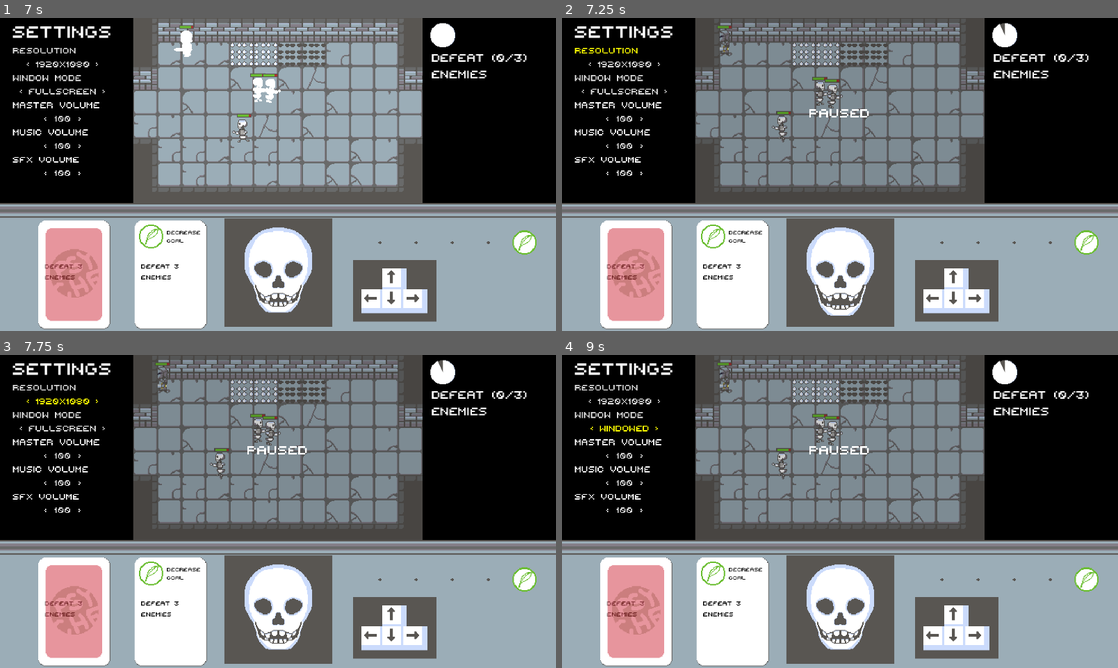
Above: before the commit, frames 1-4 (two rows, left to right).
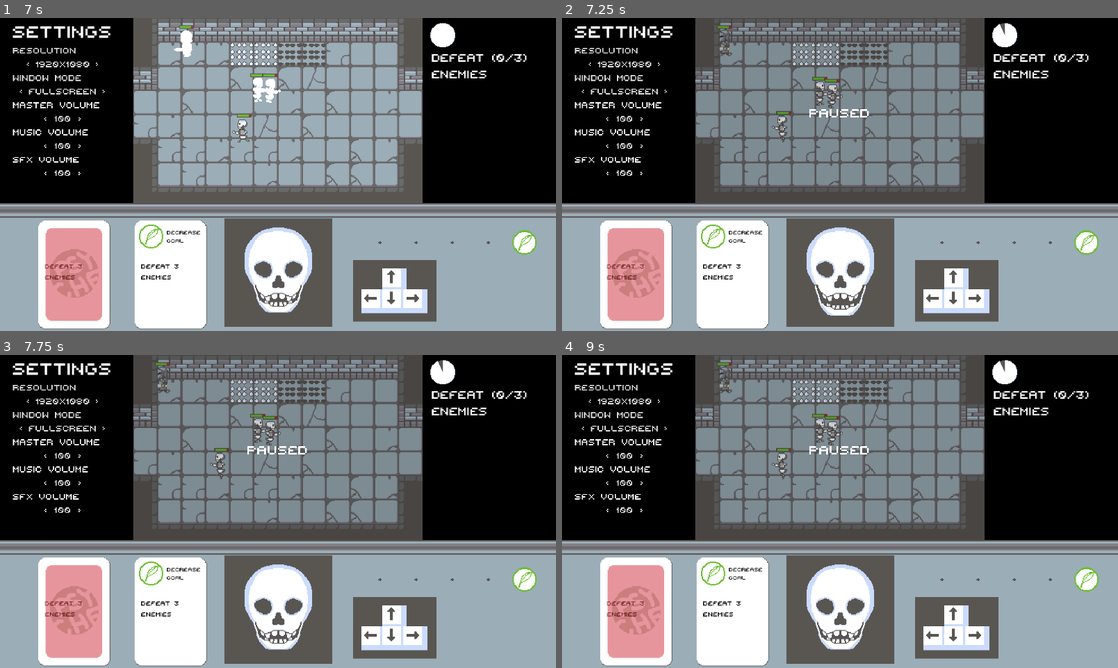
Above: after the commit, the same moments.

Repository: GoldenAppler-eng/Psyches-Dungeon
Game: Godot game, scene res://scenes/world.tscn
The game is run twice, just before and just after one commit, with the same random seed, the same clock (stepped at 60 frames per second) and the same inputs. Sound files missing from this copy of the repository are replaced by a short silence.
Inputs (mouse positions are in pixels of both pictures, inside the frame that each line leads up to):
- Up to frame 1 (7 s): click "Resolution" at 0.5 s; click "< 1920x1080 >" at 1.25 s; click "Window MODE" at 2 s; click "100" at 2.75 s; tap Enter (start) at 3.5, 5, 5.1 s; move the mouse to (400, 158) at 3.52 s; hold Right (move_right) 3.53-4.28 s; hold Space (attack) 3.53-4.28 s; click (400, 158) at 3.67 s; move the mouse to (166, 190) at 4.27 s; hold Down (move_down) 4.28-5.03 s; tap E (open_chest) at 4.35, 6.6 s; move the mouse to (333, 105) at 5.02 s; hold Right (move_right) 5.03-5.78 s; move the mouse to (250, 237) at 5.77 s; hold Up (move_up) 5.78-6.53 s; tap Space (attack) at 5.85 s; click (250, 237) at 5.92 s; move the mouse to (444, 221) at 6.52 s; hold Left (move_left) from 6.53 s (still down)
- Up to frame 2 (7.25 s): keep holding Left (move_left); tap Escape (pause) at 7.15 s
- Up to frame 3 (7.75 s): keep holding Left (move_left); move the mouse to (111, 464) at 7.27 s; tap Enter (start) at 7.35 s
- Up to frame 4 (9 s): tap Enter (start) at 8 s; move the mouse to (867, 511) at 8.02 s; release Left (move_left) at 8.03 s; hold Down (move_down) 8.03-8.78 s; hold Space (attack) 8.03-8.78 s; click (867, 511) at 8.17 s; move the mouse to (756, 433) at 8.77 s; hold Right (move_right) from 8.78 s (still down); tap E (open_chest) at 8.85 s

Frame 1 is identical in both runs. In frame 2, 0.1% of the frame differs, in the area x 2-14%, y 9-12%; in frame 3, 0.1%; in frame 4, 0.2%, in the area x 3-19%, y 22-25%.

Commit message:
Changed custom_grab_focus function in settings_ui.gd to use focus_entered signal

Diff:
--- a/scenes/world.tscn
+++ b/scenes/world.tscn
@@ -197,13 +197,17 @@
 
 [node name="master_volume_controller" parent="GUI/UI/settings_ui/MarginContainer/container" instance=ExtResource("19_ctatt")]
 layout_mode = 2
+focus_neighbor_bottom = NodePath("../music_volume_controller")
 
 [node name="music_volume_controller" parent="GUI/UI/settings_ui/MarginContainer/container" instance=ExtResource("19_ctatt")]
 layout_mode = 2
+focus_neighbor_top = NodePath("../master_volume_controller")
+focus_neighbor_bottom = NodePath("../sfx_volume_controller")
 bus_name = "Music"
 
 [node name="sfx_volume_controller" parent="GUI/UI/settings_ui/MarginContainer/container" instance=ExtResource("19_ctatt")]
 layout_mode = 2
+focus_neighbor_top = NodePath("../music_volume_controller")
 bus_name = "Sfx"
 
 [node name="pause_menu" type="Control" parent="GUI/UI" node_paths=PackedStringArray("idle_menu", "settings_ui")]
--- a/scripts/menu/pause_menu.gd
+++ b/scripts/menu/pause_menu.gd
@@ -33,4 +33,4 @@
 	settings_ui.process_mode = PROCESS_MODE_INHERIT if enabled else PROCESS_MODE_DISABLED
 
 	if enabled:
-		settings_ui.custom_grab_focus()
+		settings_ui.grab_focus()
--- a/scripts/menu/settings_ui.gd
+++ b/scripts/menu/settings_ui.gd
@@ -8,17 +8,6 @@
 
 @onready var window_mode_button : Button = %window_mode_button
 @onready var window_mode_selector : Button = %window_mode_selector
-
-@onready var master_volume_button : Button = %master_volume_button
-@onready var master_volume_selector : Button = %master_volume_selector
-
-@onready var music_volume_button : Button = %music_volume_button
-@onready var music_volume_selector : Button = %music_volume_selector
-
-@onready var sfx_volume_button : Button = %sfx_volume_button
-@onready var sfx_volume_selector : Button = %sfx_volume_selector
-
-signal ui_switch
 
 const WINDOW_MODE_INDEX : Dictionary = {
 	0 : "Fullscreen",
@@ -48,6 +37,8 @@
 var resolution_mode_index : int = 0
 
 func _ready() -> void:
+	focus_entered.connect(_on_focus_entered)
+
 	var str : String = RESOLUTION_INDEX[resolution_mode_index]
 	resolution_selector.text = _get_arrowed_text(str)
 
@@ -55,9 +46,6 @@
 	window_mode_selector.text = _get_arrowed_text(str)
 
 func _process(delta : float) -> void:
-	if Input.is_action_just_pressed("option_left") or Input.is_action_just_pressed("option_right"):
-		ui_switch.emit()
-
 	if Input.is_action_just_pressed("option_right"):
 		if resolution_selector.has_focus():
 			resolution_mode_index += 1
@@ -94,7 +82,7 @@
 			var str : String = WINDOW_MODE_INDEX[window_mode_index]
 			window_mode_selector.text = _get_arrowed_text(str)
 
-func custom_grab_focus() -> void:
+func _on_focus_entered() -> void:
 	resolution_button.grab_focus()
 
 func _get_arrowed_text(str : String) -> String:
--- a/scripts/menu/ui.gd
+++ b/scripts/menu/ui.gd
@@ -56,10 +56,10 @@
 			button.focus_entered.connect( ui_sfx_play.bind("ui_hover") )
 			button.pressed.connect( ui_sfx_play.bind("ui_pressed") )
 
-		if i is SettingsUI:
-			var settings : SettingsUI = i as SettingsUI
+		if i is SwitchButton:
+			var switch_button : SwitchButton = i as SwitchButton
 
-			settings.ui_switch.connect ( ui_sfx_play.bind("ui_switch") )
+			switch_button.button_switched.connect( ui_sfx_play.bind("ui_switch") )
 
 		install_sfx(i)
 
--- a/scripts/menu/volume_controller.gd
+++ b/scripts/menu/volume_controller.gd
@@ -17,6 +17,8 @@
 
 	volume_value = 100 * db_to_linear(AudioServer.get_bus_volume_db(AudioServer.get_bus_index(bus_name)))
 	_update_volume_control_button_text()
+
+	_set_button_focus_neighbours()
 
 func _process(delta: float) -> void:
 	if Engine.is_editor_hint():
@@ -41,3 +43,12 @@
 
 func _update_volume_control_button_text() -> void:
 	control_button.set_button_text(str(volume_value))
+
+func _set_button_focus_neighbours() -> void:
+	control_button.focus_neighbor_bottom = focus_neighbor_bottom
+	control_button.focus_neighbor_top = focus_neighbor_top
+	control_button.focus_neighbor_left = focus_neighbor_left
+	control_button.focus_neighbor_right = focus_neighbor_right
+
+	control_button.focus_next = focus_next
+	control_button.focus_previous = focus_previous
